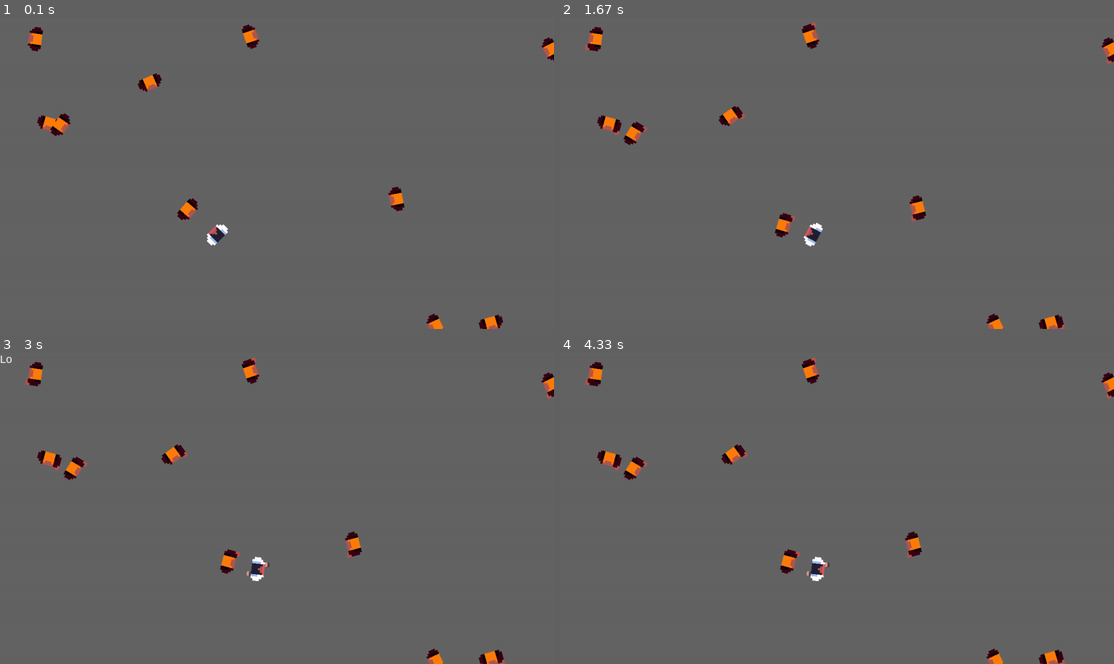
Above: before the commit, frames 1-4 (two rows, left to right).
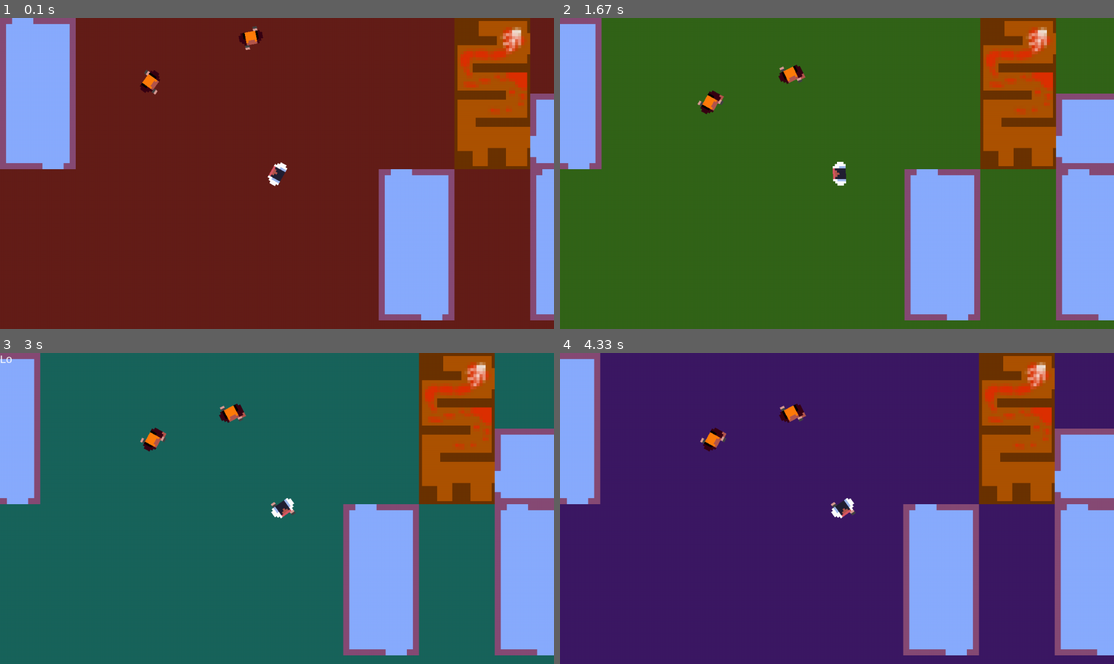
Above: after the commit, the same moments.

Repository: LeanHydra84/PyGames-2023
Game: pygame game, started from main.py
The game is run twice, just before and just after one commit, with the same random seed, the same clock (stepped at 60 frames per second) and the same inputs.
Inputs (mouse positions are in pixels of both pictures, inside the frame that each line leads up to):
- Up to frame 1 (0.1 s): no input
- Up to frame 2 (1.67 s): hold J 0.33-0.8 s; hold D 0.33-0.8 s; move the mouse to (814, 185) at 0.37 s; hold Esc 0.83-1.3 s; hold D 0.83-1.3 s; click (704, 176) at 1.38 s
- Up to frame 3 (3 s): hold D 1.67-2.13 s; tap J at 1.73, 2.03, 2.23, 2.57, 2.87 s; click (332, 576) at 1.75 s; hold W 2.17-2.47 s; click (105, 580) at 2.25 s; hold D 2.5-2.97 s; click (481, 617) at 2.58 s
- Up to frame 4 (4.33 s): hold A 3-3.53 s; tap J at 3.07, 3.37, 3.63 s; hold S 3.57-3.87 s

The runs differ from the first frame. In frame 1, 100% of the frame differs, in the area x 0-100%, y 0-100%; in frame 2, 100%; in frame 3, 100%; in frame 4, 100%.

Commit message:
Camera relative motion, lerp to player, finnicky collision fixes

Diff:
--- a/character/feet.py
+++ b/character/feet.py
@@ -23,14 +23,14 @@
         else:
             self.kill()
 
-    def update(self):
+    def update(self, position):
 
         # Rotate
         self.image = pygame.transform.rotate(self.image_base, self.parent.rotation)
         self.rect = self.image.get_rect()
 
         # Set position
-        self.rect.center = self.parent.position
+        self.rect.center = position
 
         # Animate feet motion
         if self.frametick >= self.frametimer:
--- a/character/enemy.py
+++ b/character/hallmonitor.py
@@ -1,6 +1,7 @@
 import pygame
 import rendering.stategraph as graph
 import character.feet as feet
+import character.unconscious as unconscious
 
 from enum import Enum
 
@@ -29,7 +30,9 @@
         pygame.sprite.Sprite.__init__(self)
 
         self.graph = graph.StateGraph(resources)
+
         self.feet = feet.Feet(self, rsFeet)
+        self.feet.add(state.renderLayers.find("Feet"))
 
         self.image: pygame.Surface = None
         self.rect: pygame.Rect = None
@@ -49,10 +52,11 @@
         self.tracksheet = None
 
     # Suuuuper hacky line-of-sight pathing. Checks n (n=splits) points along line between self and player for colliders
-    def can_see_point(self, point: pygame.Vector2, map) -> bool:
-        direction = (point - self.position).normalize() * (self.position.distance_to(point) / splits)
+    def can_see_point(self, point: pygame.Vector2, state) -> bool:
+        direction = (point - self.position).normalize() * (point.distance_to(self.position) / splits)
+        adjp = self.position + state.camera
         for i in range(splits - 1):
-            if not map.get_collision_at_point(self.position + i * direction):
+            if not state.map.get_collision_at_point(adjp + i * direction):
                 return False
         return True
 
@@ -68,6 +72,7 @@
     def ai_tick(self, state):
 
         if not state.player.alive():
+            self.aimode = aimodes.IDLE
             return
 
         """
@@ -85,13 +90,13 @@
         if self.aimode == aimodes.IDLE:
             # Turning, sweeping, etc
 
-            if self.can_see_point(targetPos, state.map):
+            if self.can_see_point(targetPos, state):
                 self.aimode = aimodes.ALERTED
 
             pass
 
         elif self.aimode == aimodes.ALERTED:
-            if self.can_see_point(targetPos, state.map):
+            if self.can_see_point(targetPos, state):
                 self.move_towards(targetPos, self.speed * 0.5)
 
                 self.spotTimer += 1
@@ -105,7 +110,7 @@
             if self.position.distance_squared_to(state.player.position) < attackrange and not self.cooldown:
                 self.attacking = True
 
-            if self.can_see_point(targetPos, state.map):
+            if self.can_see_point(targetPos, state):
                 self.move_towards(targetPos, self.speed)
             else:
                 self.attackTimer = 0
@@ -127,7 +132,7 @@
 
             self.move_towards(targetPos, self.speed)
 
-            if self.can_see_point(state.player.position, state.map):
+            if self.can_see_point(state.player.position, state):
                 self.aimode = aimodes.CHASING
                 self.tracksheet = None
                 self.spotTimer = 0
@@ -145,10 +150,9 @@
 
         if self.position.distance_squared_to(state.player.position) < attackrange:
             state.player.kill()
-            newspr = pygame.sprite.Sprite()
-            newspr.image = state.RESOURCES.DEADBODY_TESTSPRITE
-            newspr.rect = newspr.image.get_rect(center=state.player.position)
+            newspr = unconscious.Unconscious(state.RESOURCES.DEADBODY_TESTSPRITE, state.player.position)
             state.renderLayers.add_to("DeadBodies", newspr)
+
             state.RESOURCES.SND_PUNCH.play()
         else:
             state.RESOURCES.SND_WHIFF.play()
@@ -170,6 +174,10 @@
                 self.attacking = False
                 self.cooldown = True
 
+    def kill(self):
+        super().kill()
+        self.feet.kill()
+
     def update(self, state):
 
         # Animate
@@ -183,16 +191,13 @@
         self.ai_tick(state)
         self.attack_tick(state)
 
+        # Feet
+        if self.feet.alive() and self.aimode == aimodes.IDLE:
+            self.feet.set_visible(False)
+        if not self.feet.alive() and self.aimode != aimodes.IDLE:
+            self.feet.set_visible(True)
+
+
         # Position
-        self.rect.center = self.position
-
-# DEPRECATED
-def create_enemy_hallmonitor_test(scale):
-    idle = pygame.transform.scale_by(pygame.image.load("assets\\shespriteonmy\\hallmonitor1.png"), scale)
-    feet = pygame.transform.scale_by(pygame.image.load("assets\\shespriteonmy\\leg2.png").convert_alpha(), scale / 1.5)
-
-    sheet = ( graph.ImageBase(idle, (2, 0), 10), graph.ImageBase(feet, (0, 0), 4) )
-
-    enemy = HallMonitor(sheet)
-    enemy.position = (300, 300)
-    return enemy
+        self.rect.center = self.position + state.camera
+        self.feet.update(self.position + state.camera)
--- a/character/player.py
+++ b/character/player.py
@@ -1,8 +1,10 @@
 import pygame
 import rendering.stategraph as graph
 import character.feet as feet
+import character.unconscious as unconscious
 
 from collections import deque
+
 MAXTIME = 5
 
 class Player(pygame.sprite.Sprite):
@@ -50,11 +52,9 @@
                     deadpos = spr.position
                     spr.kill()
 
-                    newspr = pygame.sprite.Sprite()
-                    newspr.image = state.RESOURCES.DEADBODY_TESTSPRITE
-                    newspr.rect = newspr.image.get_rect(center=deadpos)
+                    body = unconscious.Unconscious(state.RESOURCES.DEADBODY_TESTSPRITE, deadpos)
+                    state.renderLayers.add_to("DeadBodies", body)
 
-                    state.renderLayers.add_to("DeadBodies", newspr)
                     hitflag = True
 
             if hitflag:
@@ -72,9 +72,9 @@
         # Set Image
 
         mousepos = pygame.mouse.get_pos()
-        self.rotation = -(mousepos - self.position).as_polar()[1]
+        self.rotation = -(mousepos - (self.position + state.camera)).as_polar()[1]
         self.image = pygame.transform.rotate(self.stategraph.activeFrame, self.rotation)
-        self.rect = self.image.get_rect(center=self.position)
+        self.rect = self.image.get_rect(center=(self.position + state.camera))
 
         # Movement
         mx = 1 if state.keys[3] else -1 if state.keys[1] else 0
@@ -85,13 +85,15 @@
             if state.keys[4]:
                 mv *= 1.7
 
+            adjPos = self.position + state.camera
+
             room = state.map.get_inside(self)
             if room != None:
-                if graph.check_collider(room,   [int(self.position.x + mv.x), int(self.position.y + mv.y)]):
+                if graph.check_collider(room,   [int(adjPos.x + mv.x), int(adjPos.y + mv.y)]):
                     self.position += mv
-                elif graph.check_collider(room, [int(self.position.x + mv.x), int(self.position.y)]):
+                elif graph.check_collider(room, [int(adjPos.x + mv.x), int(adjPos.y)]):
                     self.position.x += mv.x
-                elif graph.check_collider(room, [int(self.position.x), int(self.position.y + mv.y)]):
+                elif graph.check_collider(room, [int(adjPos.x), int(adjPos.y + mv.y)]):
                     self.position.y += mv.y
 
             else:
@@ -108,8 +110,8 @@
         # Positioning
         #state.camPos = self.position
 
-        self.rect.center = self.position
-        self.feet.update()
+        self.rect.center = self.position + state.camera
+        self.feet.update(self.position + state.camera)
 
         # Update position history
         self.history.append(self.position.copy())
--- /dev/null
+++ b/character/unconscious.py
@@ -0,0 +1,12 @@
+import pygame
+
+class Unconscious(pygame.sprite.Sprite):
+    def __init__(self, bodysprite, worldpos):
+        pygame.sprite.Sprite.__init__(self)
+
+        self.image = bodysprite
+        self.rect = bodysprite.get_rect()
+        self.position: pygame.Vector2 = worldpos
+
+    def update(self, state):
+        self.rect.center = self.position + state.camera
--- a/main.py
+++ b/main.py
@@ -1,25 +1,30 @@
 import pygame
 import map.room_creator as room_creator
+
 from character.player import Player
-from character.enemy import HallMonitor
+from character.hallmonitor import HallMonitor
+
 import rendering.resources as resources
+from rendering.layerManager import LayerManager
+from rendering.hueshift import HueShift
 
-from rendering.layerManager import LayerManager
 from capture.menu import build_pause_menu
 from capture.textbox import Textbox
 
 import random as rand
 
-backgroundColor = pygame.Color(100, 100, 100, 255)
+lerpSpeed = 5/60
 
 class State: # Gamestate handler for all things gaming
     def __init__(self):
         self.screensize = (1280, 720)
+        self.centerScreen = (self.screensize[0] / 2, self.screensize[1] / 2)
         self.paused = False
         self.keys = [False, False, False, False, False]
         self.running = True
         self.captureState = None
-        self.camPos = pygame.Vector2(0, 0)
+
+        self.camera = pygame.Vector2(0, 0)
 
     def quit(self):
         self.running = False
@@ -43,12 +48,9 @@
     pygame.init()
     pygame.mixer.init()
 
-
-
     state = State()
 
     screen = pygame.display.set_mode(state.screensize)
-
     state.DEBUGSCREEN = screen
 
     clock = pygame.time.Clock()
@@ -57,30 +59,31 @@
     room_creator.room_scale = 7
 
     state.map = room_creator.Map()
-    #state.map.create_rooms()
+    state.map.create_rooms()
 
     state.RESOURCES = resources.GlobalResources(5)
     state.RESOURCES.load()
 
     state.player = Player(state.RESOURCES.PLAYER, state.RESOURCES.FEET)
+    state.player.position = pygame.Vector2(state.screensize[0] / 2, state.screensize[1] / 2)
 
-    #enemy1 = HallMonitor(state.RESOURCES.HALLMONITOR, state.RESOURCES.FEET, state)
+    hue = HueShift(pygame.Color(100, 25, 25), 1)
 
     layers = LayerManager()
     state.renderLayers = layers
 
-    layers.add(state.map.group, "Map")
+    layers.add(state.map.group, "Map", True)
 
-    layers.add_new("DeadBodies")
+    layers.add_new("DeadBodies", True)
     layers.add_new("Pickups", True)
-    layers.add_new("Feet")
     layers.add_new("Enemies", True)
     layers.add_new("Character", True)
+    layers.add_new("Feet")
 
     layers.add_to("Character", state.player)
     layers.add_to("Feet", state.player.feet)
 
-    for i in range(10):
+    for i in range(2):
         init_enemy(layers, state)
 
     pauseMenu = build_pause_menu(state, 5)
@@ -96,6 +99,7 @@
                 state.running = False
 
             if event.type == pygame.KEYDOWN:
+
                 if event.key == pygame.K_ESCAPE:
                     pauseMenu.togglecapture()
                     state.togglepause()
@@ -106,7 +110,6 @@
                     pass
 
                 if event.key == pygame.K_j:
-                    print("Test")
                     text.read("Lorem ipsum test string\nHere is line two swag here we go")
                     text.togglecapture()
                     state.pause()
@@ -139,7 +142,7 @@
             if event.type == pygame.MOUSEBUTTONDOWN:
                 if state.captureState != None:
                     state.captureState.register_click(pygame.mouse.get_pos())
-                else:
+                elif state.player.alive():
                     state.player.attack_pressed(state)
 
         # Update
@@ -147,10 +150,12 @@
             layers.update(state)
             # update enemies, etc
 
+        hue.update()
 
+        state.camera = state.camera.lerp(-state.player.position + state.centerScreen, lerpSpeed)
 
         # Draw
-        screen.fill(backgroundColor)
+        screen.fill(hue.color())
         layers.render(screen)
 
         if state.captureState != None:
--- a/map/room_creator.py
+++ b/map/room_creator.py
@@ -69,10 +69,11 @@
 
         # Doors, pickups, etc.
 
-        self.position = position.coord
+        self.position: pygame.Vector2 = position.coord
         self.rect = self.image.get_rect(topleft=position.coord)
 
     def update(self, state):
+        self.rect.topleft = self.position + state.camera
         pass
         #self.rect.topleft = self.position - state.camPos
 
--- /dev/null
+++ b/rendering/hueshift.py
@@ -0,0 +1,14 @@
+import pygame.color as col
+
+class HueShift:
+    def __init__(self, startColor = col.Color(255, 0, 0), shiftspeed = 10):
+        self.clr = startColor
+        self.shiftspeed = shiftspeed
+
+    def update(self):
+        listify = list(self.clr.hsva)
+        listify[0] += self.shiftspeed
+        self.clr.hsva = tuple(listify)
+
+    def color(self):
+        return self.clr
